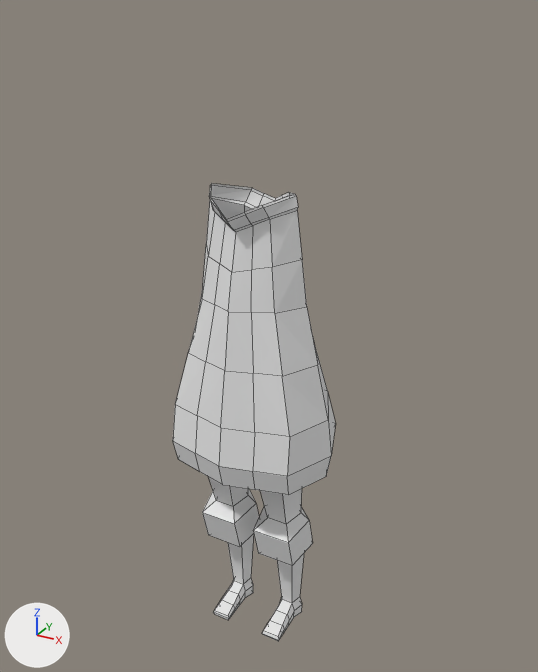
Before and after pictures for a commit that changed the Blender file blender/lowpolygirl.blend.
The view is the same before and after, from a camera (50 mm lens) standing at (1.97, -3.39, 3.83) and looking at (0.04, 0.12, 2.08). Arrows for +X, +Y and +Z are at lower left; the lights stay in place. Mesh edges are drawn as thin lines.

The scene before the commit, as lines of its bpy script (objects in view):
```python
me_cube_002 = bpy.data.meshes.new('Cube.002')
me_cube_002.from_pydata(...)  # 70 vertices, 54 faces; spans x 0.0..1.44, y -1.13..1.13, z -1.92..2.7
me_cylinder = bpy.data.meshes.new('Cylinder')
me_cylinder.from_pydata(...)  # 58 vertices, 53 faces; spans x -1.46..1.47, y -1.23..2.98, z -11.2..1.34
ob_body2 = bpy.data.objects.new('body2', me_cube_002)
ob_body2.location = (0.0, 0.0, 2.001)
ob_body2.scale = (0.356, 0.356, 0.356)
_m = ob_body2.modifiers.new('Mirror', 'MIRROR')
_m.use_clip = True
ob_legs = bpy.data.objects.new('legs', me_cylinder)
ob_legs.location = (0.19, -0.058, 1.268)
ob_legs.scale = (0.11, 0.11, 0.11)
_m = ob_legs.modifiers.new('Mirror', 'MIRROR')
_m.mirror_object = ob_body2
```
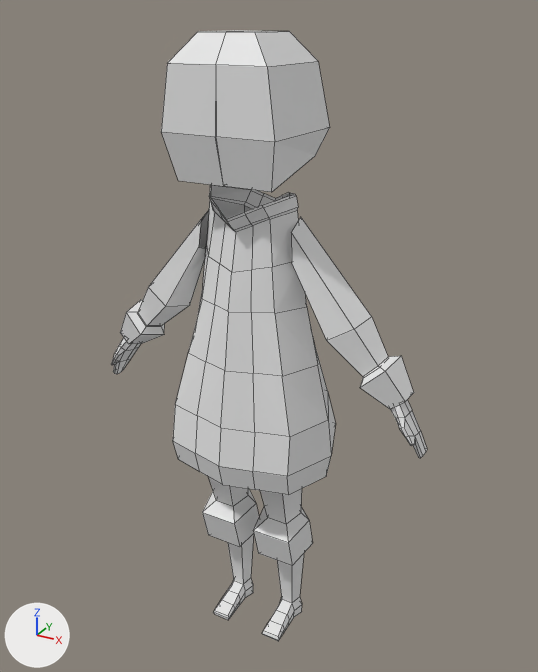
Changed parts and their boxes [x1, y1, x2, y2] in the pictures (538 x 672 px):
'Cube', added
    after: [161, 30, 330, 192]
'arms', added
    after: [111, 210, 427, 458]

What changed in the scene script:
```text
Add me_cube_003:
    me_cube_003.from_pydata([(0.86, -0.88, -0.85), (0.86, -1.02, 0.94), (0.86, 0.63, -0.54), (0.86, 0.65, 0.93), (1.01, 0.84, -0.1), (1.01, -1.07, -0.07), (0.49, -0.71, 1.38), (0.49, 0.35, 1.37), (0.0, 0.63, -0.54), (0.0, 0.65, 0.93), (0.0, -0.88, -0.85), (0.0, -1.02, 0.94), (-0.01, -1.07, -0.07), (-0.01, 0.84, -0.1), (0.0, 0.35, 1.37), (0.0, -0.71, 1.38)], [], [(13, 9, 3, 4), (4, 3, 1, 5), (8, 2, 0, 10), (2, 4, 5, 0), (8, 13, 4, 2), (11, 1, 6, 15), (1, 3, 7, 6), (3, 9, 14, 7), (7, 14, 15, 6), (0, 5, 12, 10), (5, 1, 11, 12)])
Add me_cylinder_001:
    me_cylinder_001.from_pydata(...)  # 80 vertices, 66 faces; spans x -1.46..1.41, y -0.62..2.12, z -11.69..1.29
Add ob_cube:
    ob_cube = bpy.data.objects.new('Cube', me_cube_003)
    ob_cube.location = (0.0, 0.0, 3.298)
    ob_cube.scale = (0.316, 0.316, 0.316)
    _m = ob_cube.modifiers.new('Mirror', 'MIRROR')
    _m.use_clip = True
Add ob_arms:
    ob_arms = bpy.data.objects.new('arms', me_cylinder_001)
    ob_arms.location = (0.334, -0.058, 2.71)
    ob_arms.rotation_euler = (0.0, -0.552, 0.0)  # degrees (0, -32, 0)
    ob_arms.scale = (0.11, 0.11, 0.11)
    _m = ob_arms.modifiers.new('Mirror', 'MIRROR')
    _m.mirror_object = ob_body2
```
